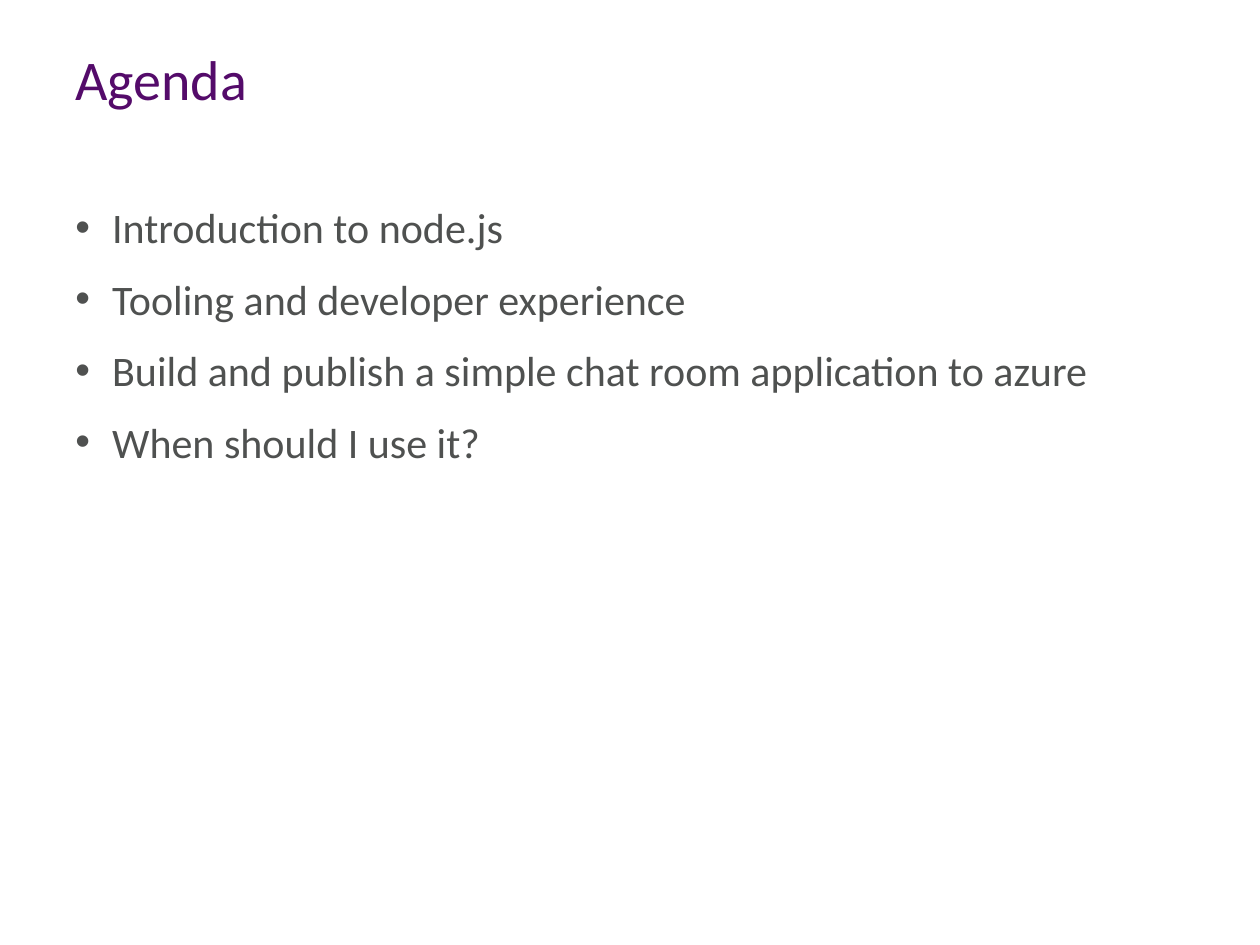
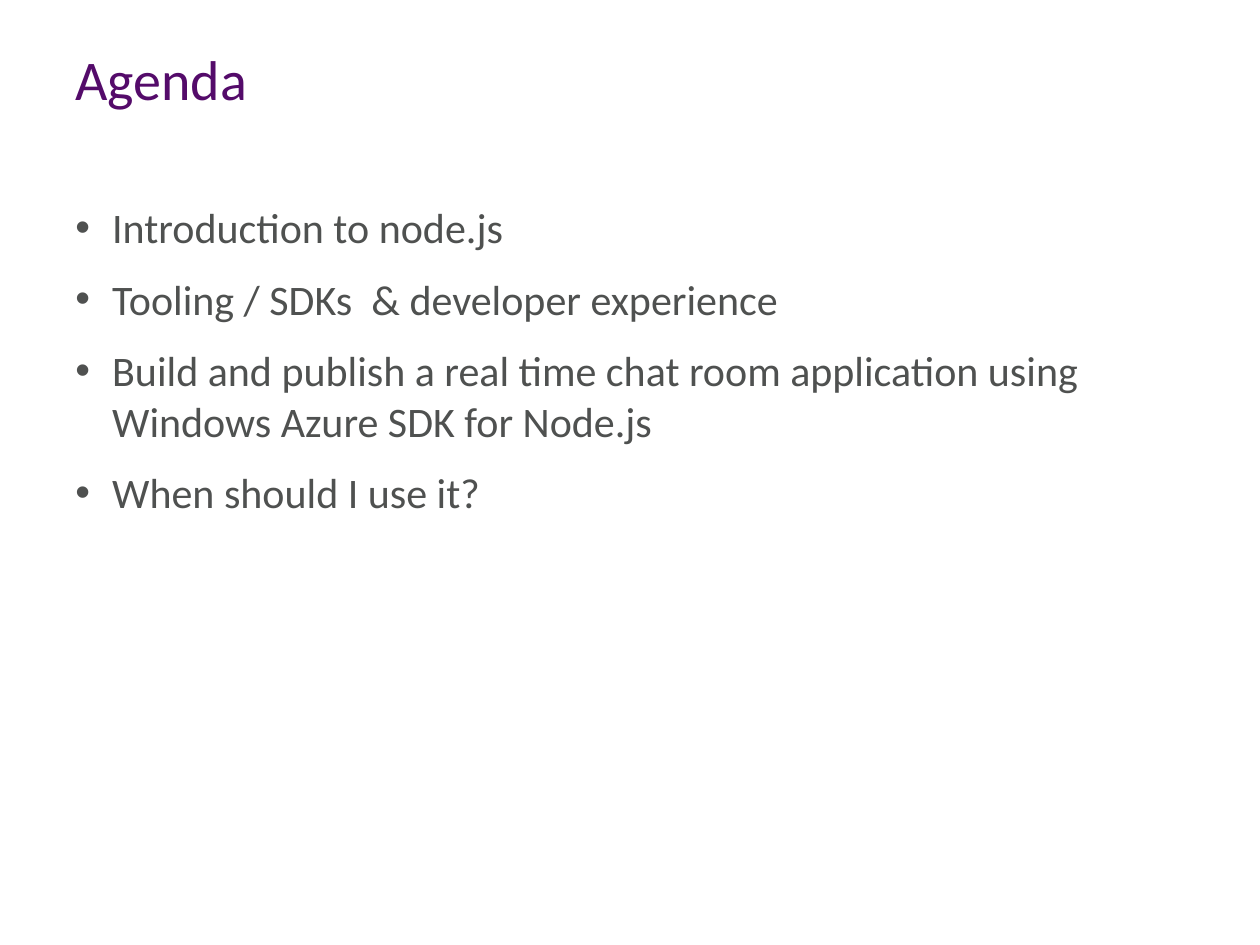
Before and after one commit to aidancasey/AzureNodeChatClient, a slide deck: slide 3 of presentation/Building Node.js Applications on Windows Azure.pptx. Drawn at 1260x945 pixels with LibreOffice and Linux fonts; fonts in the diff are those of the drawing; background and template pictures are left out. Boxes give left, top, right and bottom in pixels: in the first picture for what was removed or moved away, otherwise in the second. Text is boxed around its words. In the diff, an @@ line names an element or a change of style, - is before the commit and + after.

```diff
--- a/presentation/Building Node.js Applications on Windows Azure.pptx
+++ b/presentation/Building Node.js Applications on Windows Azure.pptx
@@ text at (112, 286, 1078, 444): text changed @@
-• Tooling and developer experience
-• Build and publish a simple chat room application to azure
+• Tooling / SDKs & developer experience
+• Build and publish a real time chat room application using Windows Azure SDK for Node.js
```
Also in this commit, not shown: 4 other slides changed, 1 slide added.
